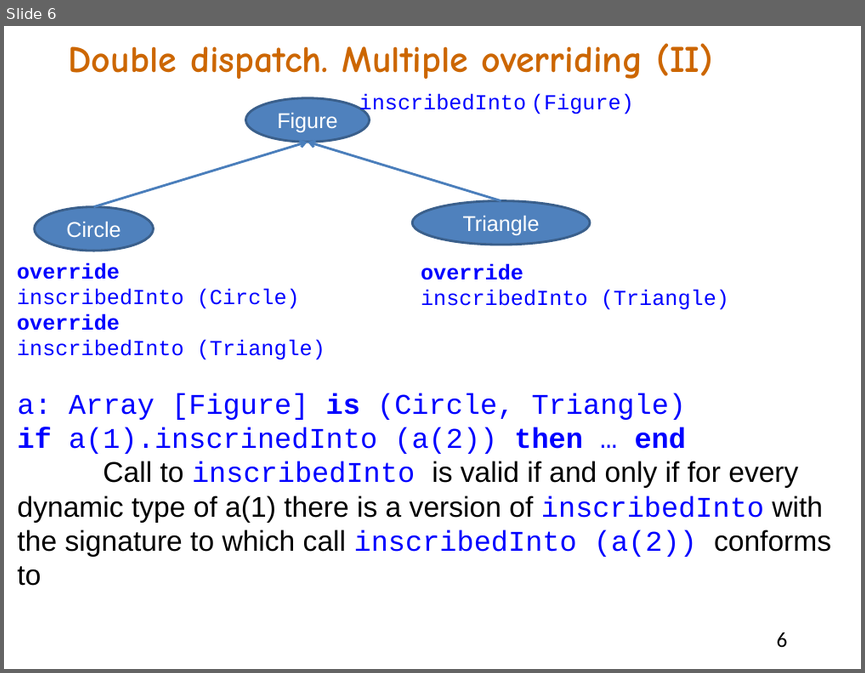
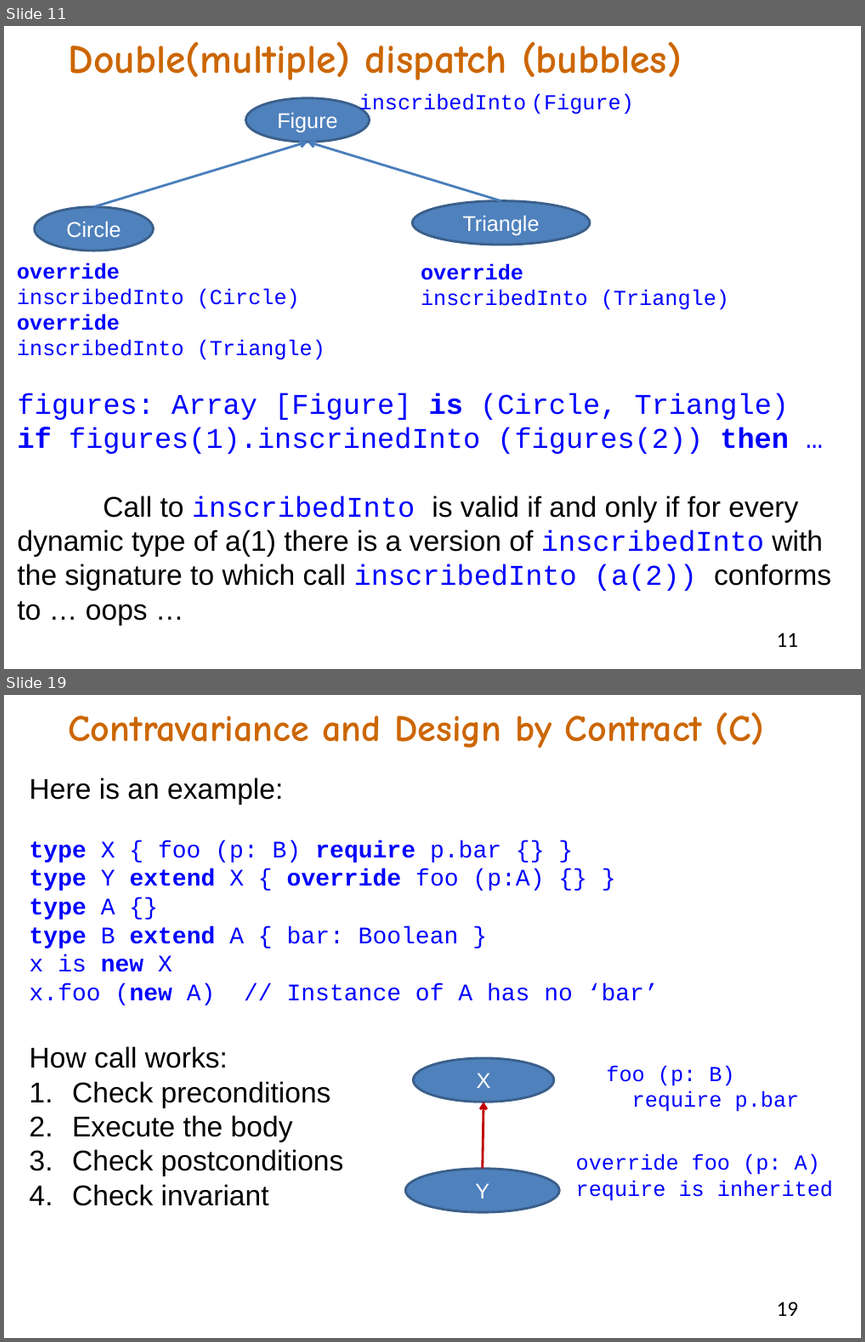
Before and after one commit to akanatov/SLang-, a slide deck: Docs/Multiple overriding or OOP approach to double dispatch.pptx. Shown one above the other, each under a label of ours: slide 6 before the commit, slides 11 and 19 after it; the slides between them are not shown. The pictures are 865x673 and 865x1342 pixels, drawn with LibreOffice and Linux fonts; fonts in the diff are those of the drawing. Boxes give left, top, right and bottom in pixels: in the first picture for what was removed or moved away, otherwise in the second. Text is boxed around its words. In the diff, an @@ line names an element or a change of style, - is before the commit and + after.

Commit message:
Slides about type-safe covariance

```diff
--- a/Docs/Multiple overriding or OOP approach to double dispatch.pptx
+++ b/Docs/Multiple overriding or OOP approach to double dispatch.pptx
@@ slide 19 added at (4, 695, 861, 1338), background #FFFFFF @@
@@ text added at (69, 712, 765, 748), 31.4 pt, text #CC6600, bold @@
+Contravariance and Design by Contract (C)
@@ text added at (30, 777, 658, 1206), 20 pt, text #0000FF @@
+Here is an example:
+type X { foo (p: B) require p.bar {} }
+type Y extend X { override foo (p:A) {} }
+type A {}
+type B extend A { bar: Boolean }
+x is new X
+x.foo (new A) // Instance of A has no ‘bar’
+How call works:
+1. Check preconditions
+2. Execute the body
+3. Check postconditions
+4. Check invariant
@@ group added at (406, 1058, 800, 1212): 2 ellipses, 1 arrow, 1 text @@
+X
+Y
+foo (p: B)
+require p.bar
@@ text added at (576, 1154, 833, 1201), 18 pt, text #0000FF @@
+override foo (p: A)
+require is inherited
@@ page number added at (777, 1301, 799, 1315), 18 pt, text #000000 @@
+19
@@ what was slide 6 is now slide 11 @@
@@ slide 11 changed as well @@
@@ text at (69, 41, 681, 80): text changed; size 31.4 to 34 pt @@
-Double dispatch. Multiple overriding (II)
+Double(multiple) dispatch (bubbles)
@@ text at (18, 392, 831, 625): text changed @@
-a: Array [Figure] is (Circle, Triangle)
-if a(1).inscrinedInto (a(2)) then … end
-Call to inscribedInto is valid if and only if for every dynamic type of a(1) there is a version of inscribedInto with the signature to which call inscribedInto (a(2)) conforms to
+figures: Array [Figure] is (Circle, Triangle)
+if figures(1).inscrinedInto (figures(2)) then …
+Call to inscribedInto is valid if and only if for every dynamic type of a(1) there is a version of inscribedInto with the signature to which call inscribedInto (a(2)) conforms to … oops …
@@ page number at (777, 632, 799, 646): text changed @@
-6
+11
```
Also in this commit, not shown: 4 other slides changed, 13 other slides added, 3 slides removed.
